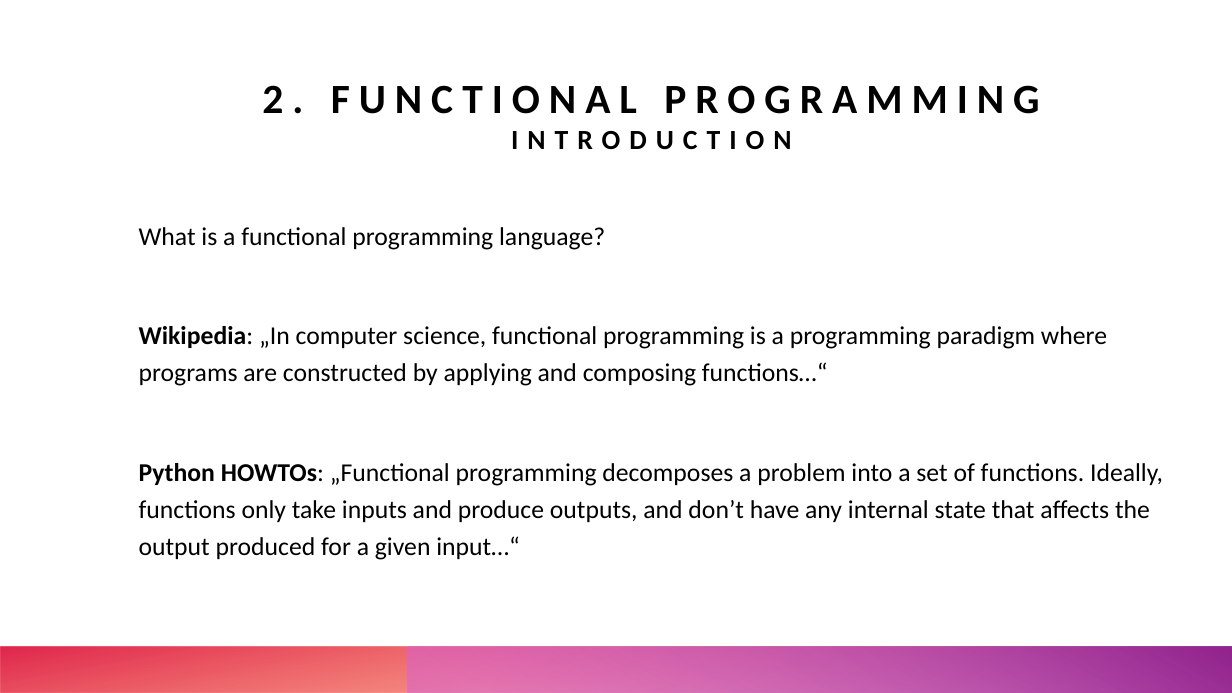
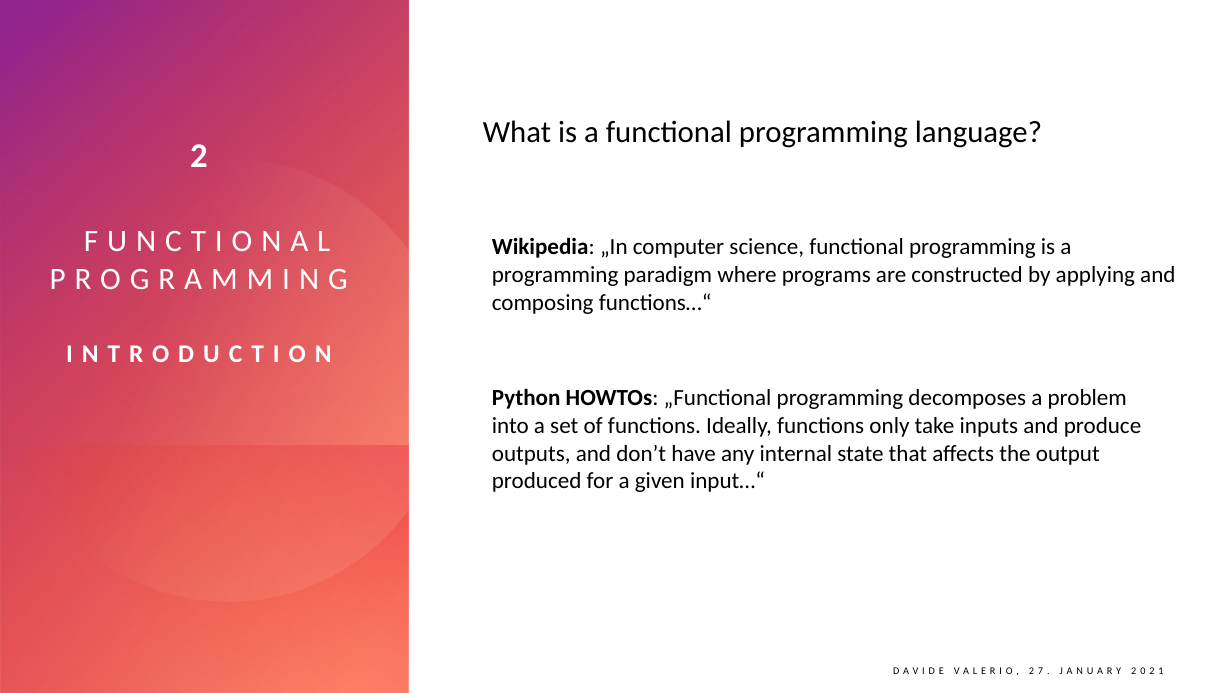
Before and after one commit to forcehobbit/fpw-javascript, a slide deck: slide 19 of doc/fpw_javascript.pptx (slide 7 before the commit). Drawn at 1232x693 pixels with LibreOffice and Linux fonts; fonts in the diff are those of the drawing. Boxes give left, top, right and bottom in pixels: in the first picture for what was removed or moved away, otherwise in the second. Text is boxed around its words. In the diff, an @@ line names an element or a change of style, - is before the commit and + after.

Commit message:
updated presentation

```diff
--- a/doc/fpw_javascript.pptx
+++ b/doc/fpw_javascript.pptx
@@ rectangle added at (0,0,1232,693), fill #FFFFFF @@
@@ rectangle added at (0,0,409,693), fill gradient #FF907A to #DA002F @@
@@ rectangle added at (0,0,409,693), fill gradient #FE4A00 to #92248E @@
@@ freeform shape added at (0,119,471,638), fill gradient #FFDBCC to #FF907A @@
@@ title at (50,144,348,362): text changed; size 32.4 to 24.3 pt; text colour #000000 to #FFFFFF; bold off @@
-2. FUNCTIONAL PROGRAMMING
-INTRODUCTION
+2
+FUNCTIONAL PROGRAMMING
+INTRODUCTION
@@ text added at (483,120,1042,148), 24 pt, text #000000 @@
+What is a functional programming language?
@@ text added at (492,237,1175,314), 18 pt, text #000000 @@
+Wikipedia: „In computer science, functional programming is a
+programming paradigm where programs are constructed by applying and
+composing functions…“
@@ text at (492,388,1141,492): text changed; size 20 to 18 pt @@
-What is a functional programming language?
-Wikipedia: „In computer science, functional programming is a programming paradigm where programs are constructed by applying and composing functions…“
-Python HOWTOs: „Functional programming decomposes a problem into a set of functions. Ideally, functions only take inputs and produce outputs, and don’t have any internal state that affects the output produced for a given input…“
+Python HOWTOs: „Functional programming decomposes a problem
+into a set of functions. Ideally, functions only take inputs and produce
+outputs, and don’t have any internal state that affects the output
+produced for a given input…“
@@ rectangle added at (1,445,408,693), fill gradient #DA002F to #FE4A00 @@
@@ text added at (893,667,1163,675), 8 pt, text #000000 @@
+DAVIDE VALERIO, 27. JANUARY 2021
```
Also in this commit, not shown: 8 other slides changed, 17 slides added, 4 slides removed, 2 other files.
